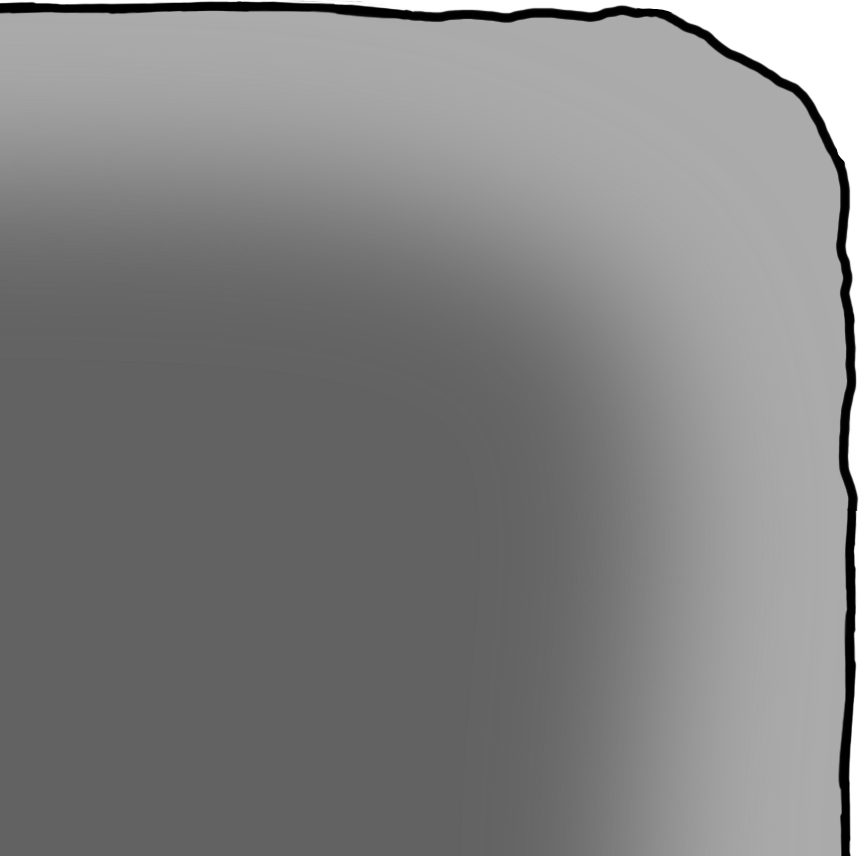
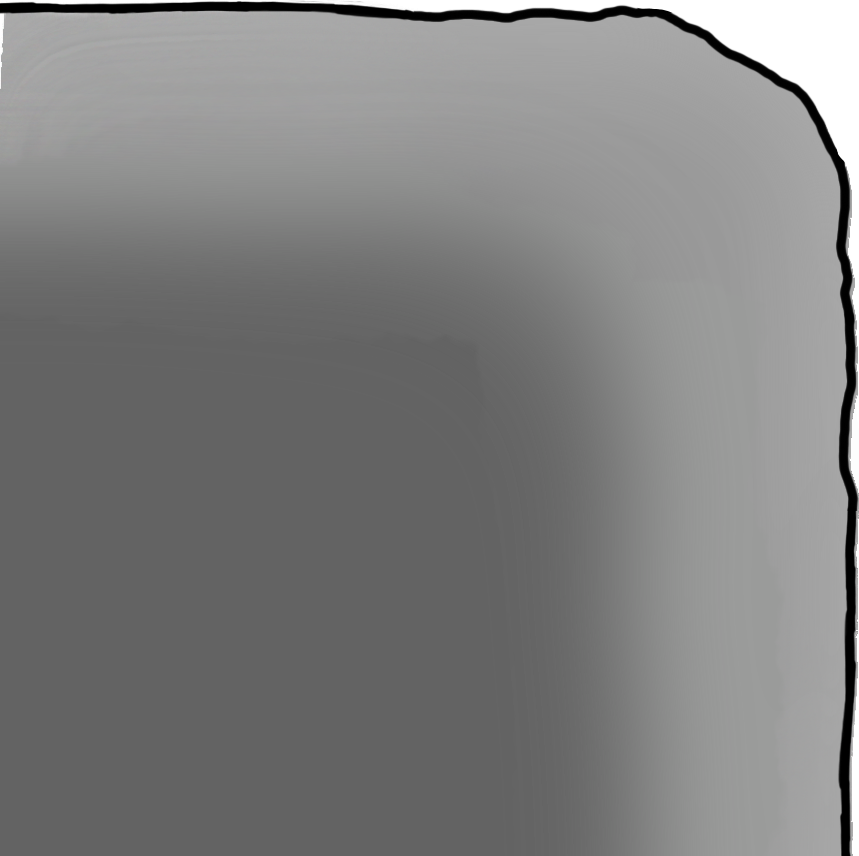
The second 859×856 image is a revision of the first. Changes to its layers:
added layer "Layer 4 copy 2" above "Layer 4 copy" over [0, 13, 848, 856]
painted on "Layer 4 copy" over [0, 1, 859, 856]
